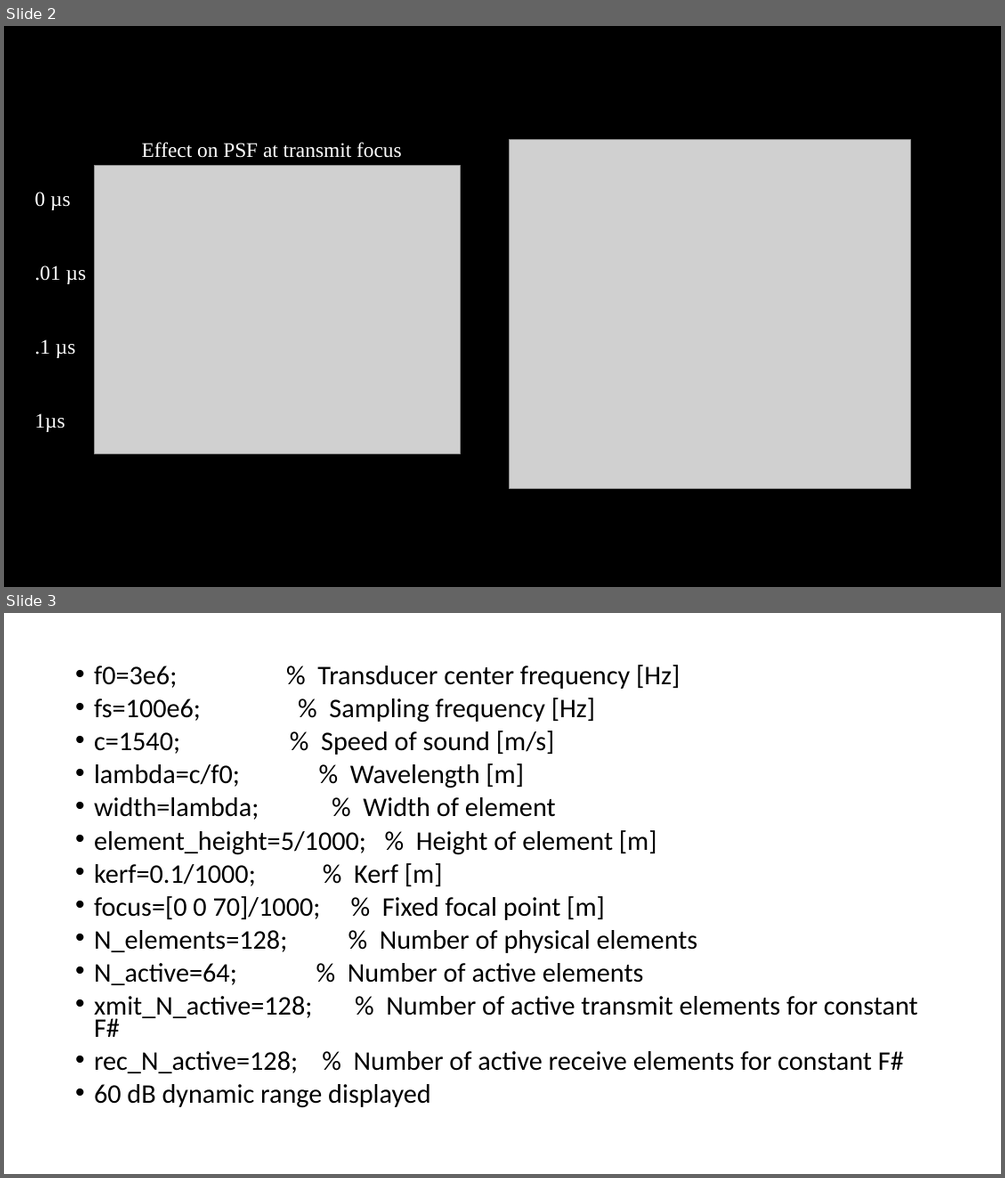
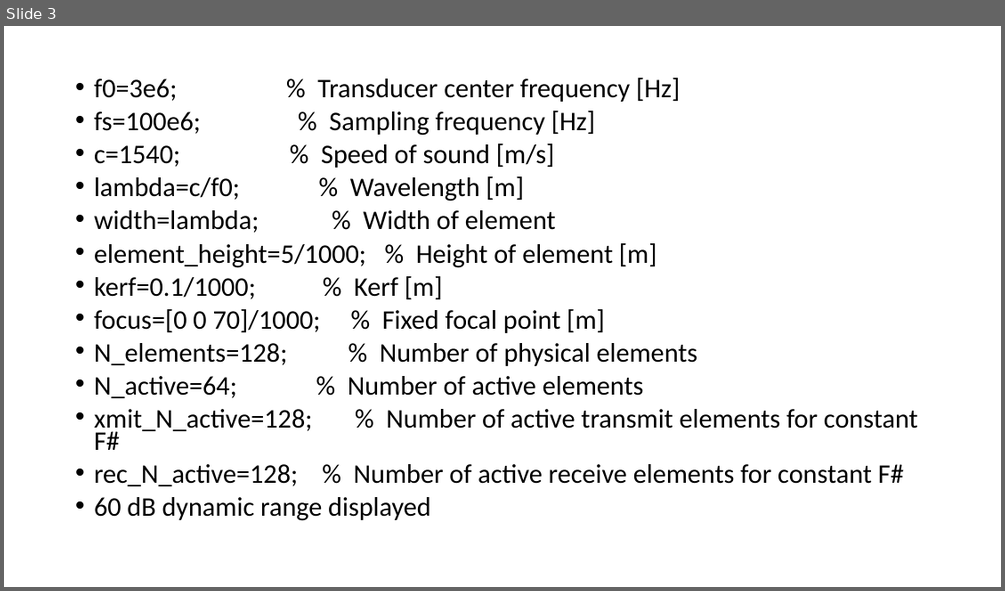
Before and after one commit to tomjmanuel/Byram, a slide deck: field2Proj/projectppt.pptx. Shown one above the other, each under a label of ours: slides 2 and 3 before the commit, slide 3 after it. The pictures are 1005x1178 and 1005x591 pixels, drawn with LibreOffice and Linux fonts; fonts in the diff are those of the drawing; grey boxes stand for pictures. Boxes give left, top, right and bottom in pixels: in the first picture for what was removed or moved away, otherwise in the second. Text is boxed around its words. In the diff, an @@ line names an element or a change of style, - is before the commit and + after.

```diff
--- a/field2Proj/projectppt.pptx
+++ b/field2Proj/projectppt.pptx
@@ slide 2 removed at bbox=[4, 26, 1001, 587], background #000000 @@
@@ text removed at bbox=[142, 142, 402, 158] @@
-Effect on PSF at transmit focus
@@ picture removed at bbox=[510, 140, 911, 488] @@
@@ picture removed at bbox=[95, 166, 461, 454] @@
@@ text removed at bbox=[35, 192, 71, 210] @@
-0 µs
@@ text removed at bbox=[35, 265, 87, 284] @@
-.01 µs
@@ text removed at bbox=[35, 339, 76, 358] @@
-.1 µs
@@ text removed at bbox=[35, 413, 65, 432] @@
-1µs
```
Also in this commit, not shown: 1 slide changed, 1 slide added, 10 other files.
